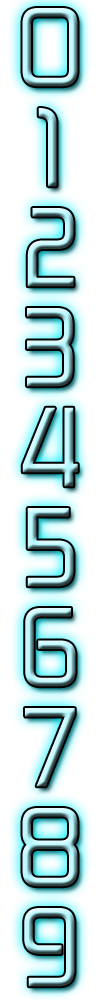
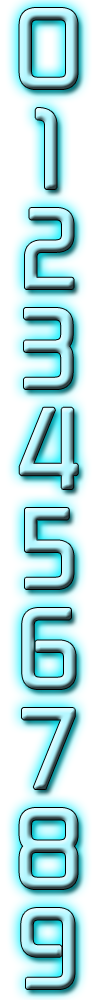
Two versions of the same layered image (100 × 1000). Layer-by-layer changes:
painted on "9" over [21, 908, 75, 989]
painted on "8" over [19, 808, 78, 889]
painted on "7" over [22, 708, 75, 789]
painted on "6" over [22, 608, 76, 689]
painted on "5" over [25, 508, 74, 589]
painted on "4" over [19, 407, 78, 489]
painted on "3" over [24, 308, 73, 389]
painted on "2" over [25, 208, 74, 289]
painted on "1" over [35, 108, 57, 189]
painted on "0" over [19, 8, 78, 89]
